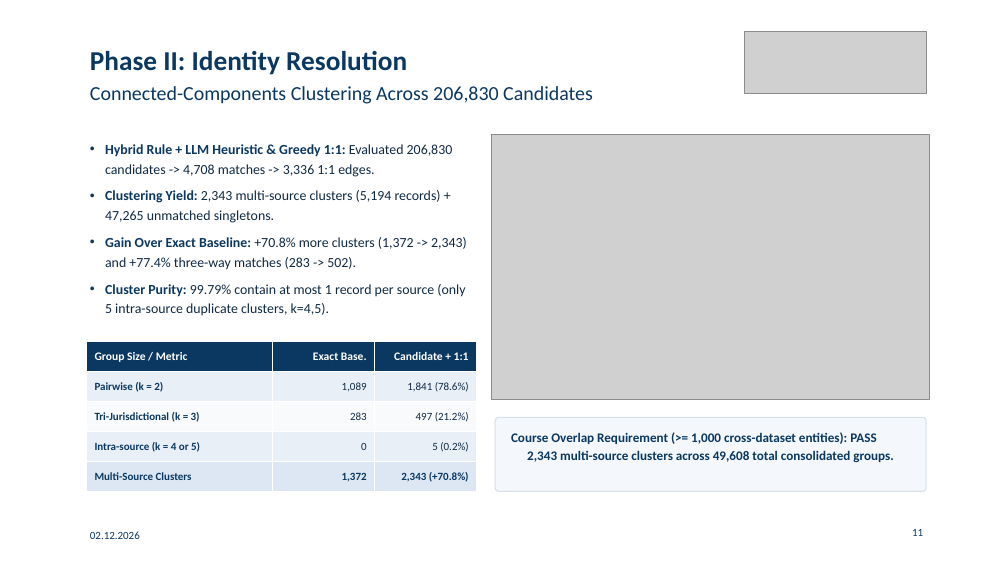
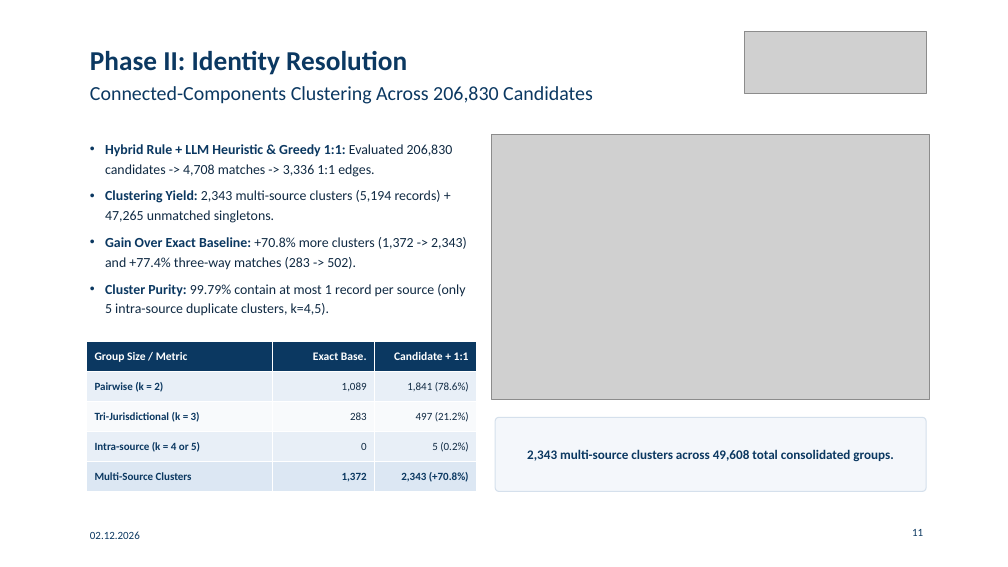
Before and after one commit to gabegagster/wdi-drug-integration, a slide deck: slide 11 of docs/presentation/wdi_drug_integration_presentation.pptx. Drawn at 1008x567 pixels with LibreOffice and Linux fonts; fonts in the diff are those of the drawing; grey boxes stand for pictures. Boxes give left, top, right and bottom in pixels: in the first picture for what was removed or moved away, otherwise in the second. Text is boxed around its words. In the diff, an @@ line names an element or a change of style, - is before the commit and + after.

```diff
--- a/docs/presentation/wdi_drug_integration_presentation.pptx
+++ b/docs/presentation/wdi_drug_integration_presentation.pptx
@@ text "2,343 multi-source clusters across 49,608 ..." at box(527, 449, 893, 462): vertical alignment top to middle @@
@@ text at box(527, 449, 893, 462): text changed @@
-Course Overlap Requirement (>= 1,000 cross-dataset entities): PASS
-2,343 multi-source clusters across 49,608 total consolidated groups.
+2,343 multi-source clusters across 49,608 total consolidated groups.
```
Also in this commit, not shown: 11 other slides changed, 1 other file.
